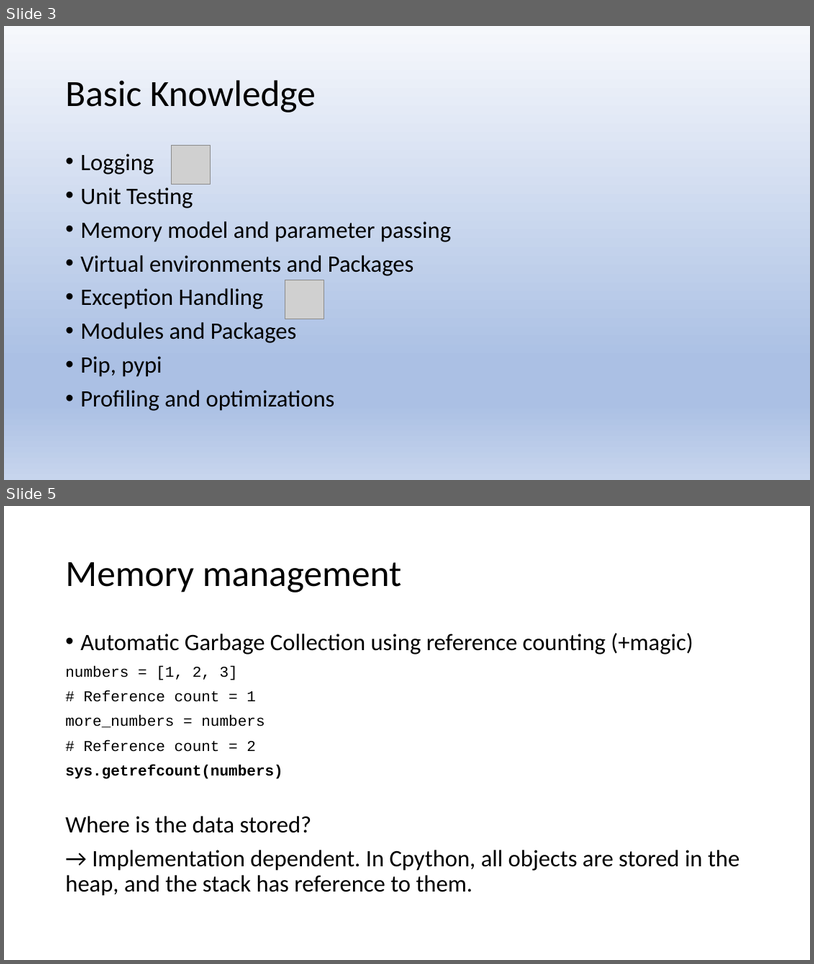
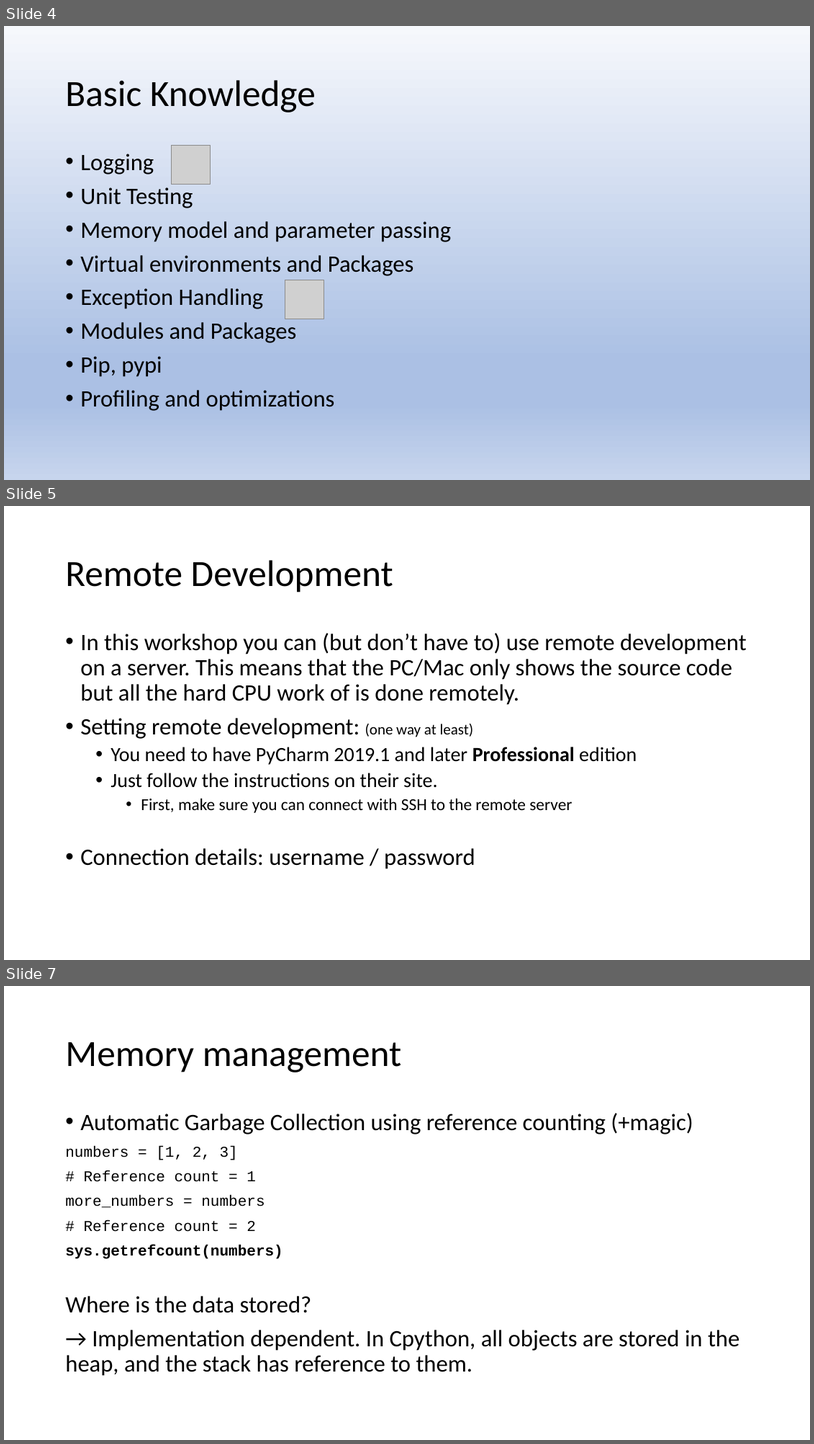
Before and after one commit to scaperex/python_workshop_intermediate, a slide deck: Advanced Python workshop.pptx. Shown one above the other, each under a label of ours: slides 3 and 5 before the commit, slides 4, 5 and 7 after it; the slides between them are not shown. The pictures are 814x964 and 814x1444 pixels, drawn with LibreOffice and Linux fonts; fonts in the diff are those of the drawing; grey boxes stand for pictures. Boxes give left, top, right and bottom in pixels: in the first picture for what was removed or moved away, otherwise in the second. Text is boxed around its words. In the diff, an @@ line names an element or a change of style, - is before the commit and + after.

```diff
--- a/Advanced Python workshop.pptx
+++ b/Advanced Python workshop.pptx
@@ slide 5 added at (x1=4, y1=506, x2=810, y2=960), background #FFFFFF @@
@@ title added at (x1=65, y1=560, x2=394, y2=592), 44 pt, text #000000 @@
+Remote Development
@@ text added at (x1=80, y1=633, x2=747, y2=869), 28 pt, text #000000 @@
+• In this workshop you can (but don’t have to) use remote development on a server. This means that the PC/Mac only shows the source code but all the hard CPU work of is done remotely.
+• Setting remote development: (one way at least)
+  • You need to have PyCharm 2019.1 and later Professional edition
+  • Just follow the instructions on their site.
+    • First, make sure you can connect with SSH to the remote server
+• Connection details: username / password
@@ what was slide 3 is now slide 4 @@
@@ what was slide 5 is now slide 7 @@
```
Also in this commit, not shown: 6 slides changed, 2 other slides added, 1 other file.
